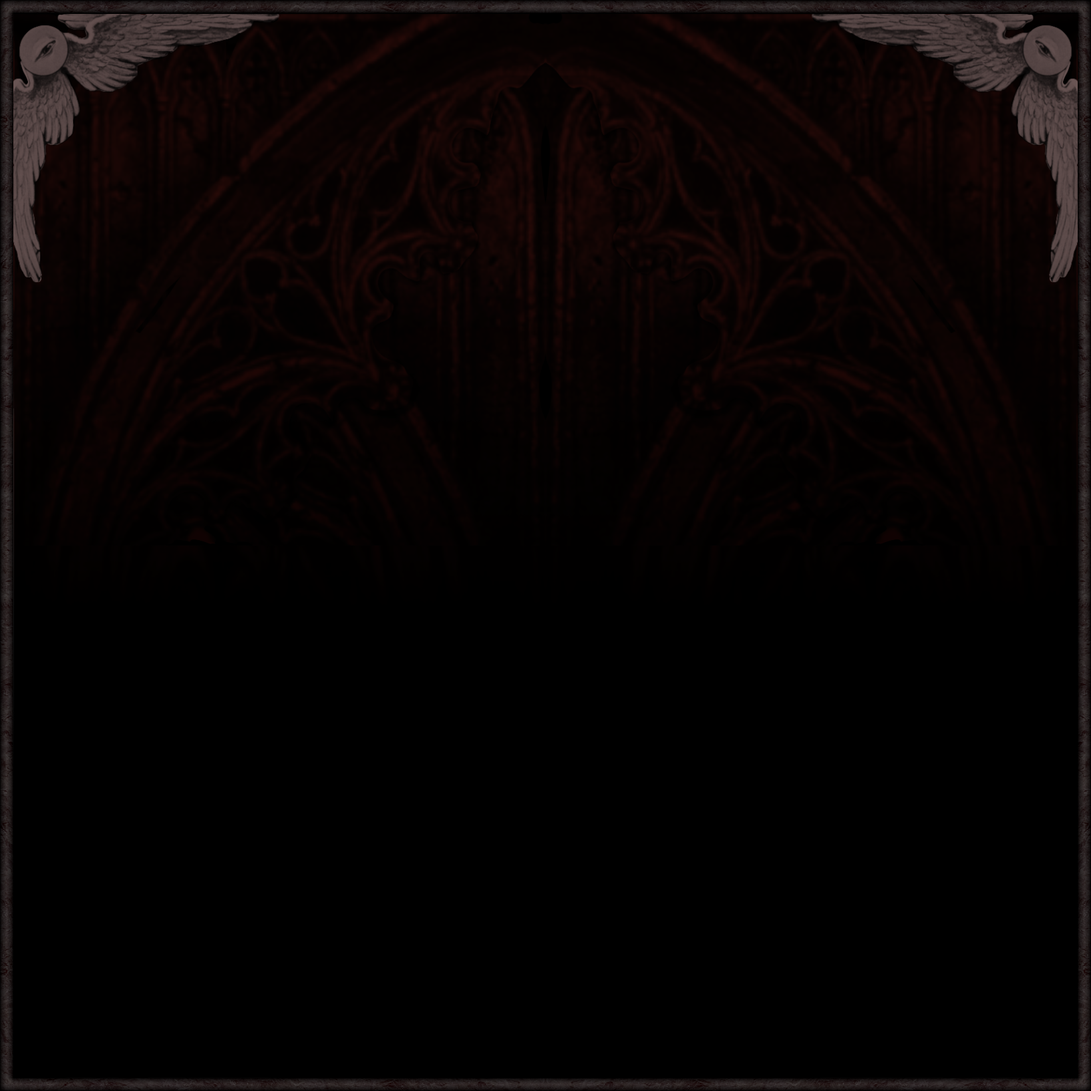
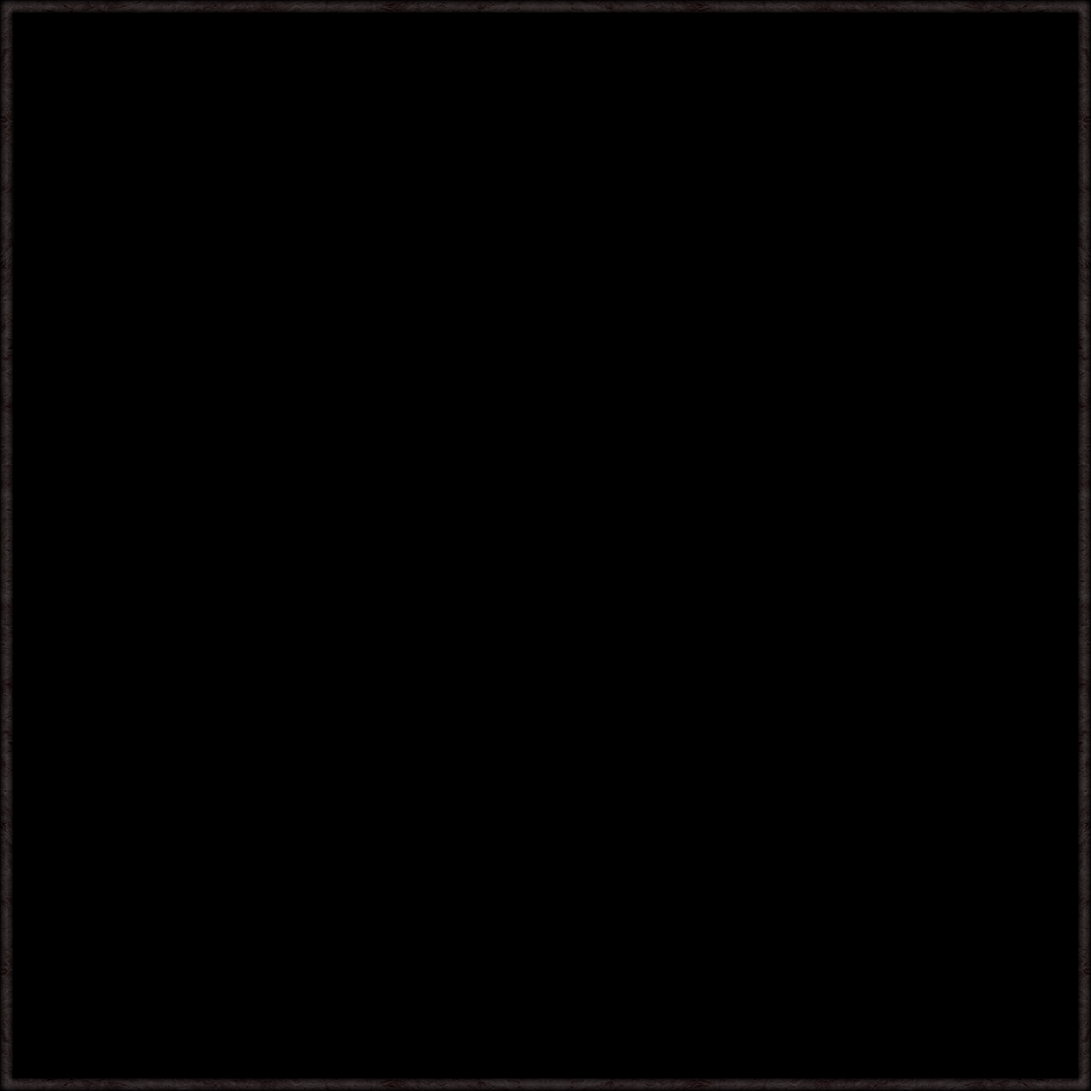
Comparing the layer stacks of the two 1091×1091 images. Changes:
hid "Pasted Layer #3", painted on it over [13, 13, 1079, 755]
hid "Layer" over [13, 13, 1079, 409]
hid "Pasted Layer #5" over [13, 13, 1079, 393]
showed "Background" over [13, 13, 1079, 755]
